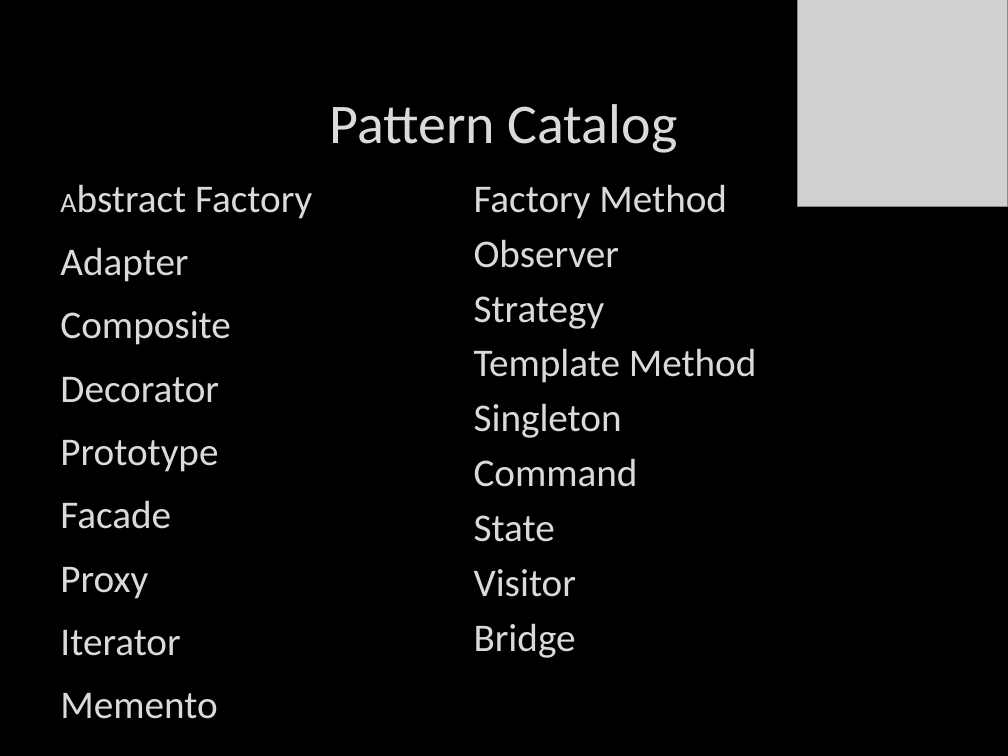
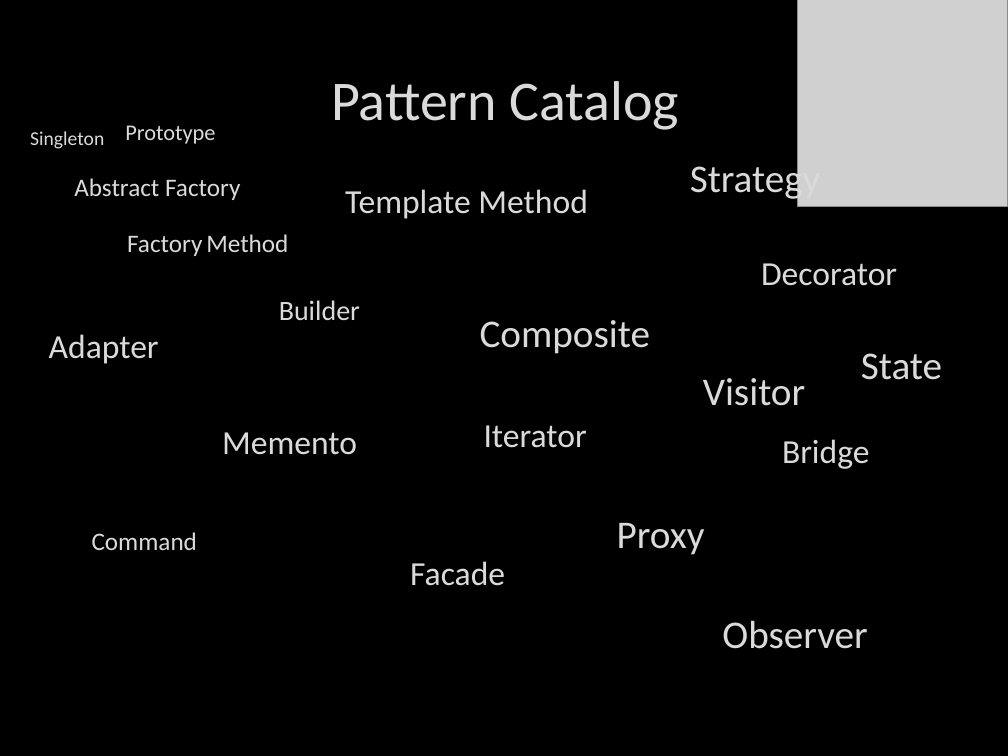
Before and after one commit to itenium-be/Talk-DesignPatterns, a slide deck: slide 10 of patterns.pptx (slide 9 before the commit). Drawn at 1008x756 pixels with LibreOffice and Linux fonts; fonts in the diff are those of the drawing; grey boxes stand for pictures; background and template pictures are left out. Boxes give left, top, right and bottom in pixels: in the first picture for what was removed or moved away, otherwise in the second. Text is boxed around its words. In the diff, an @@ line names an element or a change of style, - is before the commit and + after.

Commit message:
pptx

```diff
--- a/patterns.pptx
+++ b/patterns.pptx
@@ title "Pattern Catalog": place and size @@
-title "Pattern Catalog" at [330, 104, 678, 153]
+title "Pattern Catalog" at [331, 81, 679, 130]
@@ text added at [30, 131, 104, 149], 14 pt, text #DADADA @@
+Singleton
@@ text added at [125, 125, 215, 144], 16 pt, text #DADADA @@
+Prototype
@@ text added at [74, 178, 240, 200], 18 pt, text #DADADA @@
+Abstract Factory
@@ text added at [690, 159, 821, 202], 28 pt, text #DADADA @@
+Strategy
@@ text removed at [60, 187, 312, 719] @@
-Abstract Factory
-Adapter
-Composite
-Decorator
-Prototype
-Facade
-Proxy
-Iterator
-Memento
@@ text added at [345, 189, 588, 219], 24 pt, text #DADADA @@
+Template Method
@@ text at [474, 184, 757, 597]: paragraphs removed @@
-Factory Method
-Observer
-Strategy
-Template Method
-Singleton
-Command
-State
-Visitor
@@ text added at [127, 234, 288, 256], 18 pt, text #DADADA @@
+Factory Method
@@ text added at [761, 263, 897, 286], 24 pt, text #DADADA @@
+Decorator
@@ text added at [279, 300, 360, 320], 20 pt, text #DADADA @@
+Builder
@@ text added at [480, 320, 650, 354], 28 pt, text #DADADA @@
+Composite
@@ text added at [49, 334, 159, 364], 24 pt, text #DADADA @@
+Adapter
@@ text added at [861, 353, 942, 380], 28 pt, text #DADADA @@
+State
@@ text added at [703, 378, 805, 406], 28 pt, text #DADADA @@
+Visitor
@@ text added at [222, 432, 357, 455], 24 pt, text #DADADA @@
+Memento
@@ text added at [484, 425, 587, 448], 24 pt, text #DADADA @@
+Iterator
@@ text "Bridge": place and size @@
-text "Bridge" at [474, 184, 757, 658]
+text "Bridge" at [782, 439, 870, 469]
@@ text "Bridge" at [782, 439, 870, 469]: size 28 to 24 pt @@
@@ text added at [92, 532, 197, 550], 18 pt, text #DADADA @@
+Command
@@ text added at [617, 523, 705, 555], 28 pt, text #DADADA @@
+Proxy
@@ text added at [410, 561, 505, 586], 24 pt, text #DADADA @@
+Facade
@@ text added at [722, 620, 867, 649], 28 pt, text #DADADA @@
+Observer
```
Also in this commit, not shown: 1 other slide changed.
